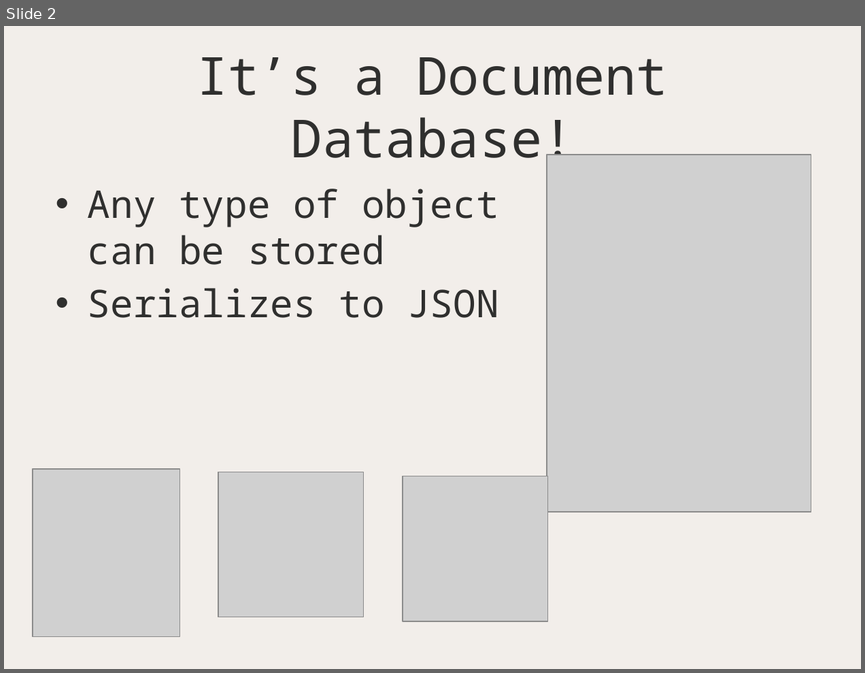
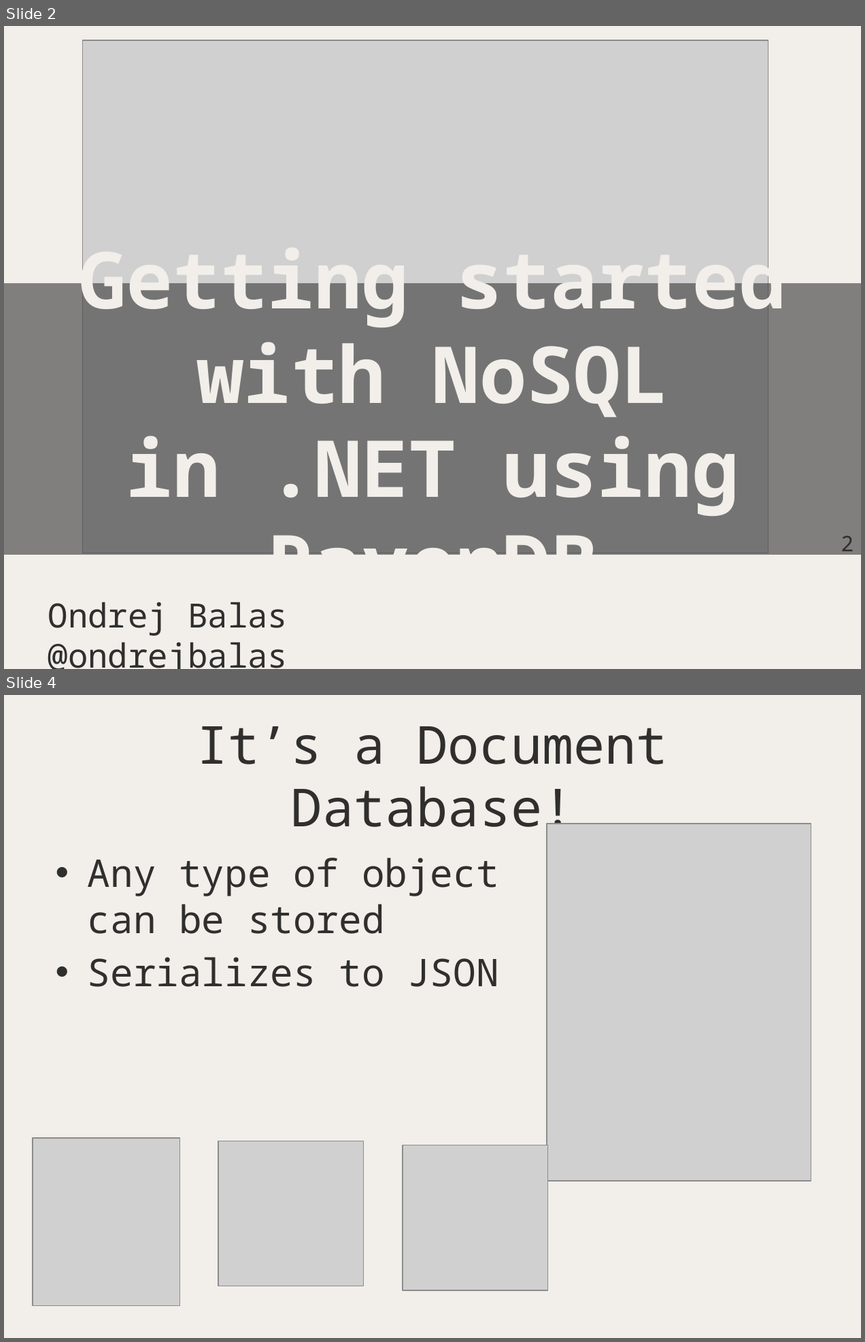
Before and after one commit to ondrejbalas/talks-ravendb-intro, a slide deck: Geting started with No SQL using RavenDB.pptx. Shown one above the other, each under a label of ours: slide 2 before the commit, slides 2 and 4 after it; the slides between them are not shown. The pictures are 865x673 and 865x1342 pixels, drawn with LibreOffice and Linux fonts; fonts in the diff are those of the drawing; grey boxes stand for pictures. Boxes give left, top, right and bottom in pixels: in the first picture for what was removed or moved away, otherwise in the second. Text is boxed around its words. In the diff, an @@ line names an element or a change of style, - is before the commit and + after.

```diff
--- a/Geting started with No SQL using RavenDB.pptx
+++ b/Geting started with No SQL using RavenDB.pptx
@@ slide 2 added at box(4, 26, 861, 669), background #F2EEEA @@
@@ picture added at box(83, 40, 768, 553) @@
@@ title added at box(4, 283, 861, 554), fill #444443 at 65% opacity, 66 pt, text #F2EEEA, bold @@
+Getting started with NoSQL in .NET using RavenDB
@@ text added at box(840, 535, 853, 557), 18 pt, text #2F2F2E @@
+2
@@ text added at box(48, 601, 288, 669), 28 pt, text #2F2F2E @@
+Ondrej Balas @ondrejbalas
@@ what was slide 2 is now slide 4 @@
```
Also in this commit, not shown: 4 slides changed, 3 other slides added, 18 other files.
